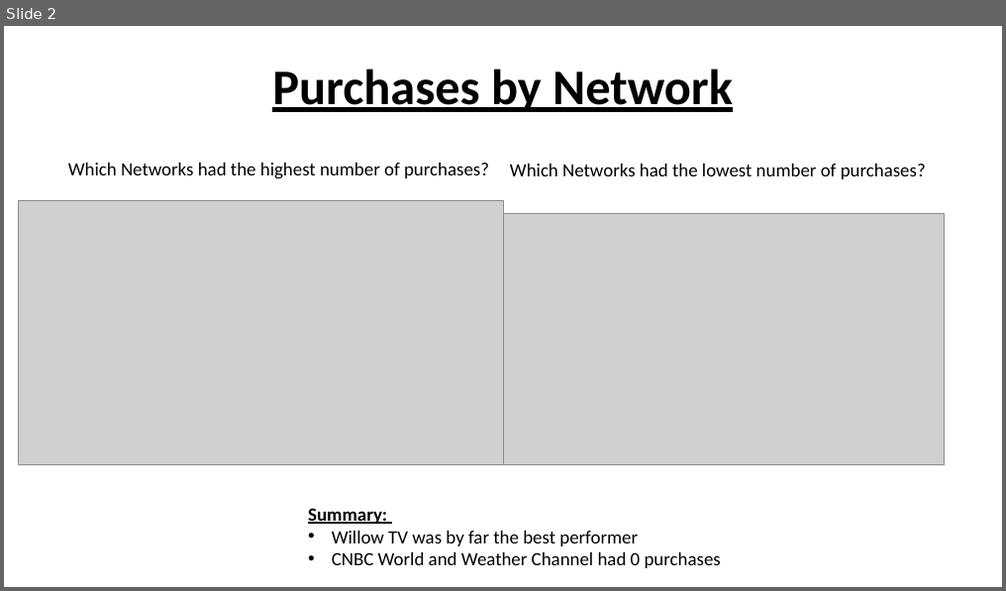
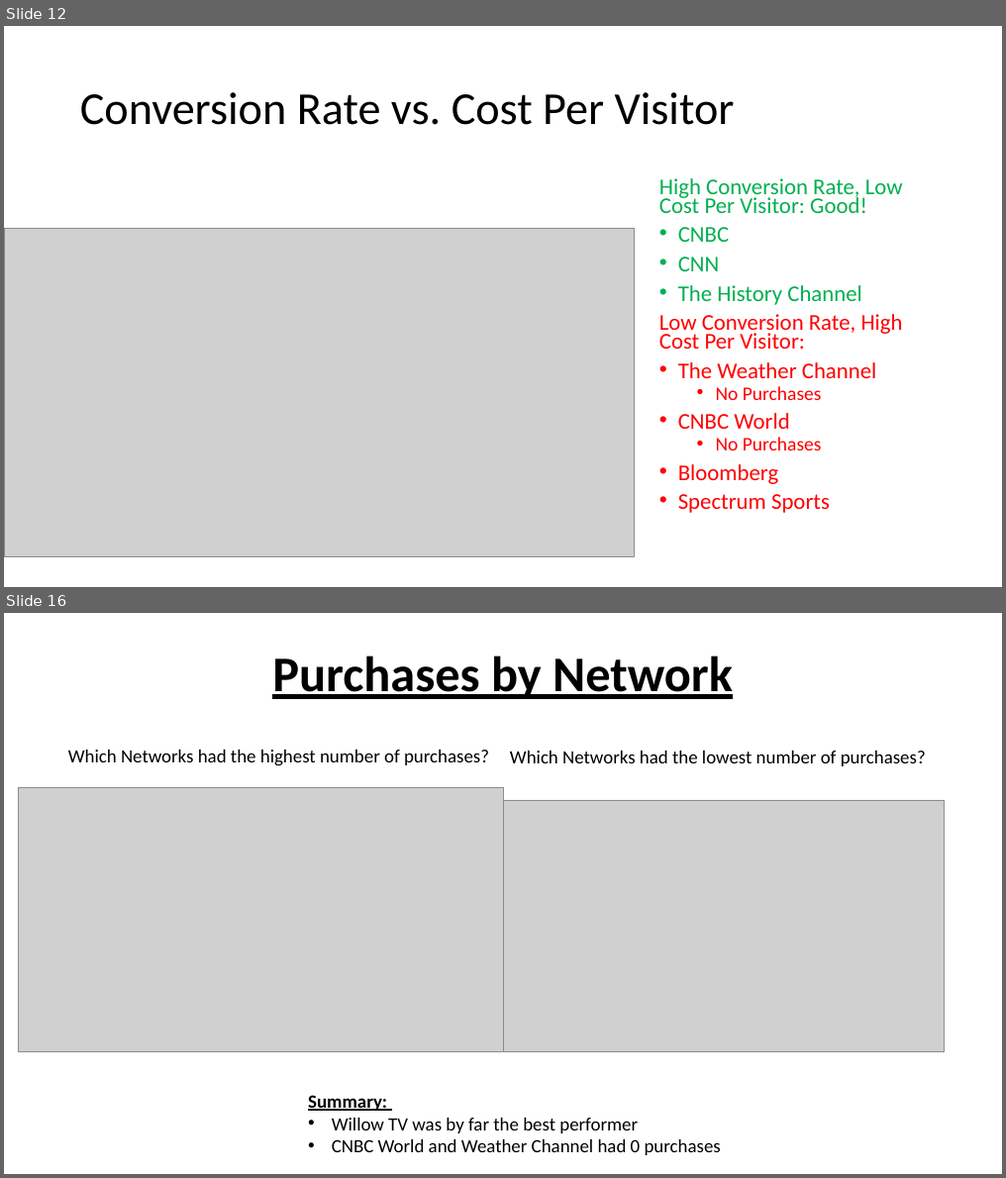
Before and after one commit to papir805/telepulse_ad_campaign_report, a slide deck: companyxyz_presentation.pptx. Shown one above the other, each under a label of ours: slide 2 before the commit, slides 12 and 16 after it; the slides between them are not shown. The pictures are 1006x591 and 1006x1178 pixels, drawn with LibreOffice and Linux fonts; fonts in the diff are those of the drawing; grey boxes stand for pictures. Boxes give left, top, right and bottom in pixels: in the first picture for what was removed or moved away, otherwise in the second. Text is boxed around its words. In the diff, an @@ line names an element or a change of style, - is before the commit and + after.

```diff
--- a/companyxyz_presentation.pptx
+++ b/companyxyz_presentation.pptx
@@ slide 12 added at box(4, 26, 1002, 587), background #FFFFFF @@
@@ title added at box(80, 92, 735, 125), 44 pt, text #000000 @@
+Conversion Rate vs. Cost Per Visitor
@@ text added at box(659, 178, 903, 513), 21.7 pt, text #FF0000 @@
+High Conversion Rate, Low Cost Per Visitor: Good!
+• CNBC
+• CNN
+• The History Channel
+Low Conversion Rate, High Cost Per Visitor:
+• The Weather Channel
+  • No Purchases
+• CNBC World
+  • No Purchases
+• Bloomberg
+• Spectrum Sports
@@ picture added at box(4, 228, 635, 558) @@
@@ what was slide 2 is now slide 16 @@
```
Also in this commit, not shown: 1 slide changed, 13 other slides added, 1 slide removed, 10 other files.
